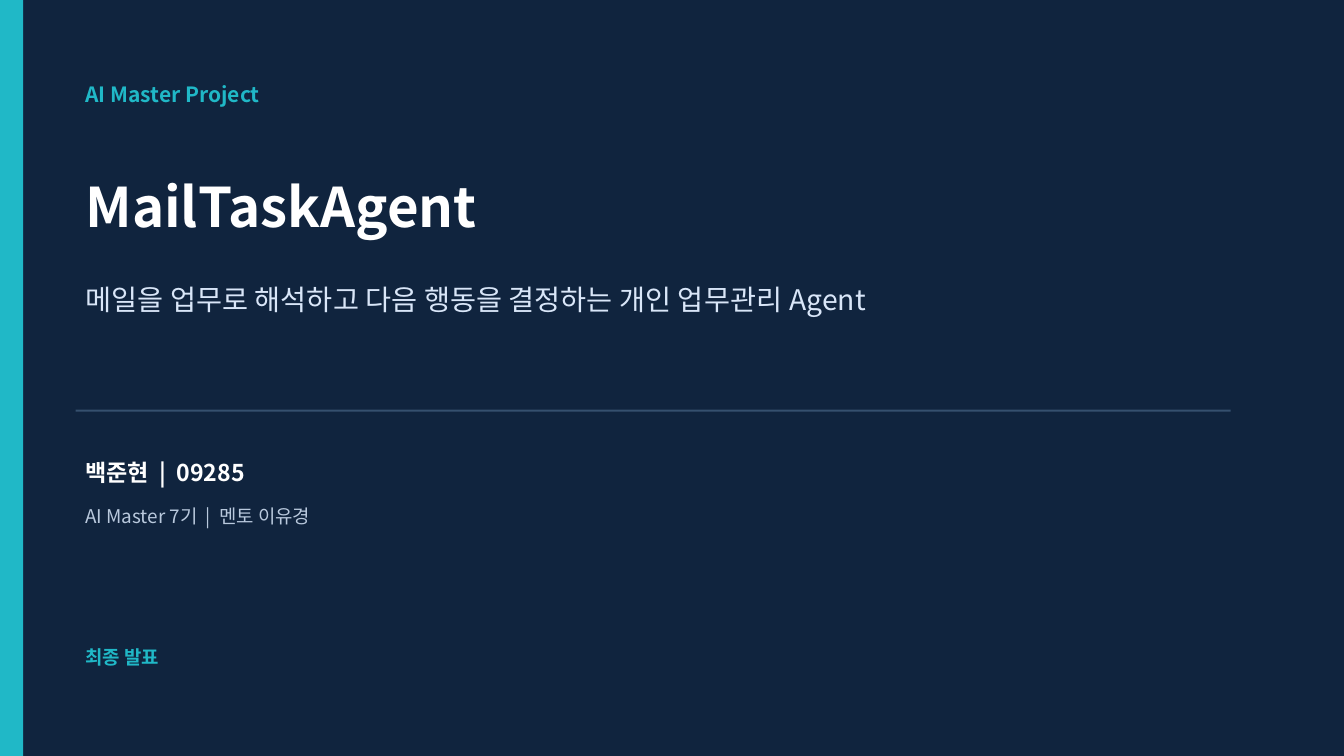
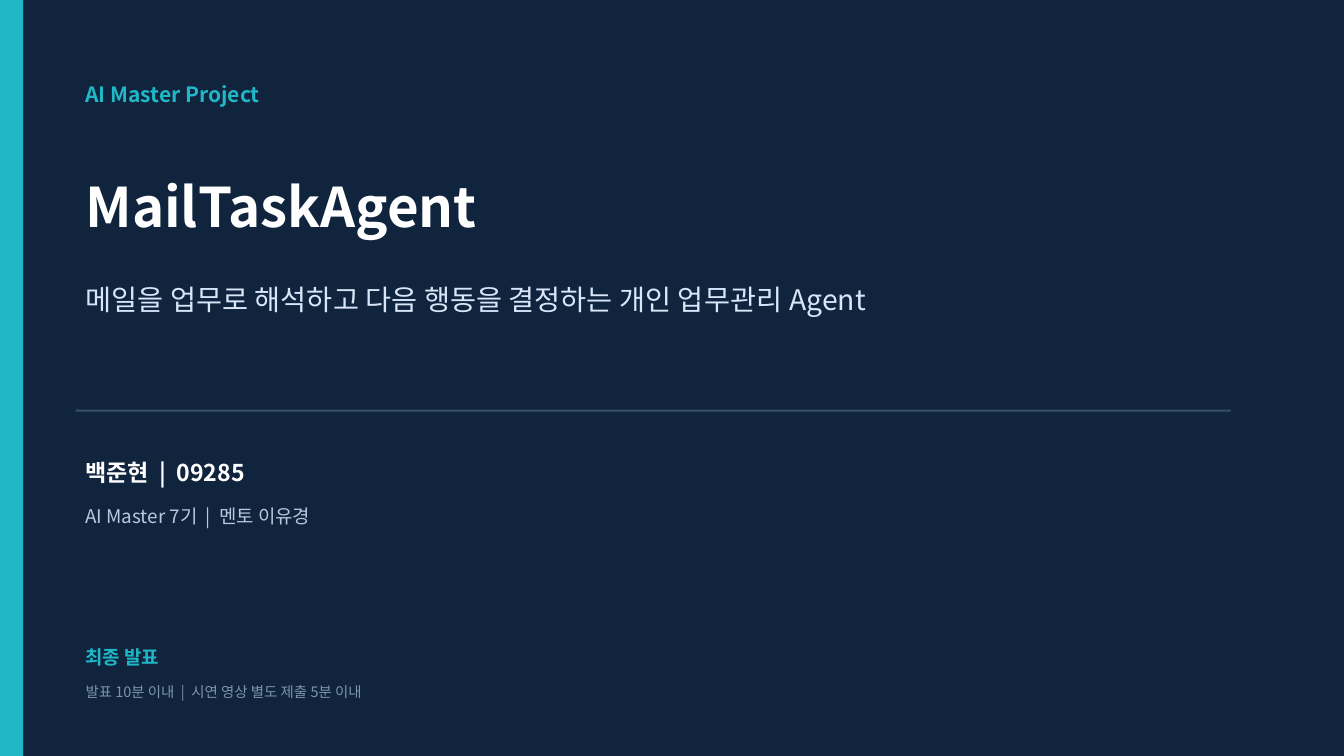
Before and after one commit to 100aniv/mailtaskagent, a slide deck: slide 1 of Docs/PRESENTATION/2. 최종/09285_백준현_AI_Master_최종발표자료_v12.pptx. Drawn at 1344x756 pixels with LibreOffice and Linux fonts; fonts in the diff are those of the drawing. Boxes give left, top, right and bottom in pixels: in the first picture for what was removed or moved away, otherwise in the second. Text is boxed around its words. In the diff, an @@ line names an element or a change of style, - is before the commit and + after.

```diff
--- a/Docs/PRESENTATION/2. 최종/09285_백준현_AI_Master_최종발표자료_v12.pptx
+++ b/Docs/PRESENTATION/2. 최종/09285_백준현_AI_Master_최종발표자료_v12.pptx
@@ text added at [86,685,362,698], 10.2 pt, text #7E93AC @@
+발표 10분 이내 | 시연 영상 별도 제출 5분 이내
```
Also in this commit, not shown: 2 other slides changed, 9 other files.
